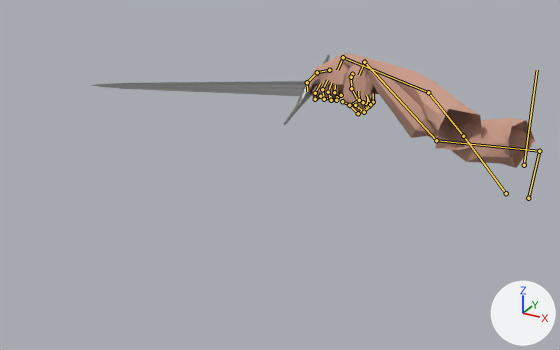
A saved change to the Blender file Soulslike/res/item/longsword/longsword.blend.
Rendered twice from a 50 mm lens placed at (0.267, -1.518, 0.618), pointed at (-0.675, 0.196, -0.239). Arrows for +X, +Y and +Z are at lower right; the lights stay in place. Both versions are drawn at frame 10 of the action 'attack1'; the numbers are the values there. The bones that bend it are drawn over the model as lines.

The first picture shows 'Cube.001', 'Viewmodel'.
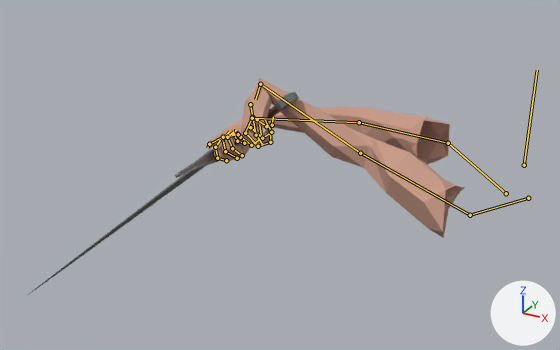
What the commit changed:
Bone 'weapon_r' (bone_weapon_r) moves from (-0.53, 0.015, -0.244) to (-0.573, 0.015, 0.168).
Bone 'weapon_r' (bone_weapon_r) turns from (-14, -29, 108) to (-4, 3, 130) degrees about its own x, y and z.

Where the change shows, as pixel boxes (x1, y1, x2, y2) in the pictures (560 x 350 px):
'Viewmodel', posed (13% wider, 39% taller): before (306, 53, 535, 168); after (207, 78, 465, 238)
'Cube.001', posed (11% narrower, 187% taller): before (92, 55, 398, 125); after (28, 92, 299, 295)
